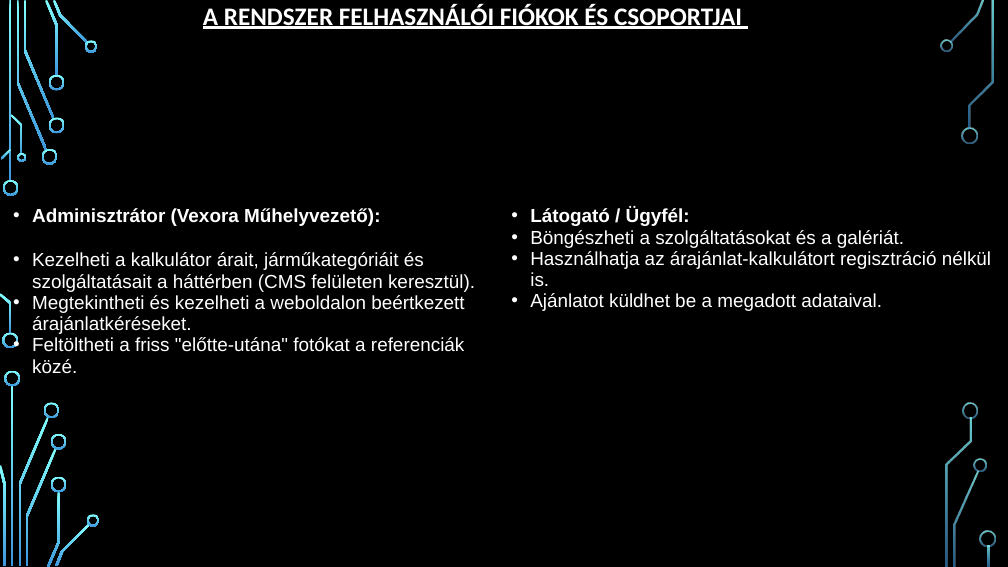
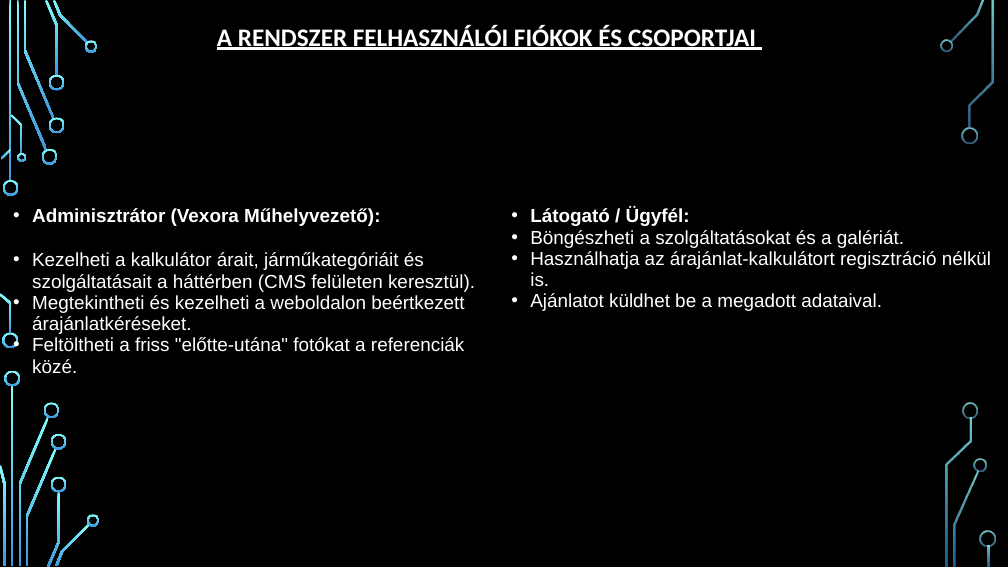
Before and after one commit to C5734E/Vizsga_Feladat, a slide deck: slide 9 of Autó Kozmetika orai DB.pptx (slide 8 before the commit). Drawn at 1008x567 pixels with LibreOffice and Linux fonts; fonts in the diff are those of the drawing; background and template pictures are left out. Boxes give left, top, right and bottom in pixels: in the first picture for what was removed or moved away, otherwise in the second. Text is boxed around its words. In the diff, an @@ line names an element or a change of style, - is before the commit and + after.

```diff
--- a/Autó Kozmetika orai DB.pptx
+++ b/Autó Kozmetika orai DB.pptx
@@ title "A RENDSZER FELHASZNÁLÓI FIÓKOK ÉS ...": place and size @@
-title "A RENDSZER FELHASZNÁLÓI FIÓKOK ÉS ..." at [203, 4, 742, 31]
+title "A RENDSZER FELHASZNÁLÓI FIÓKOK ÉS ..." at [217, 25, 756, 52]
```
Also in this commit, not shown: 7 other slides changed, 5 slides added.
